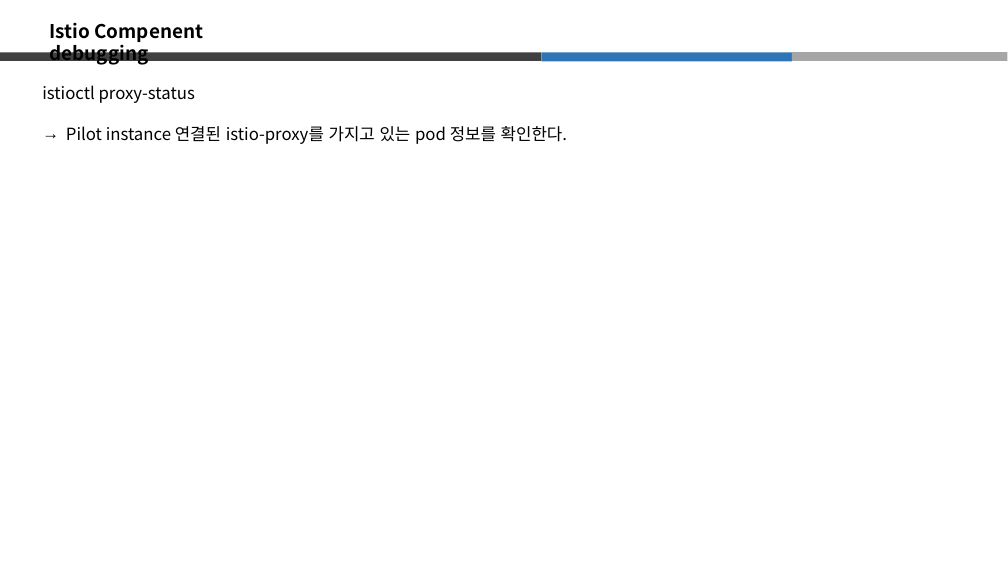
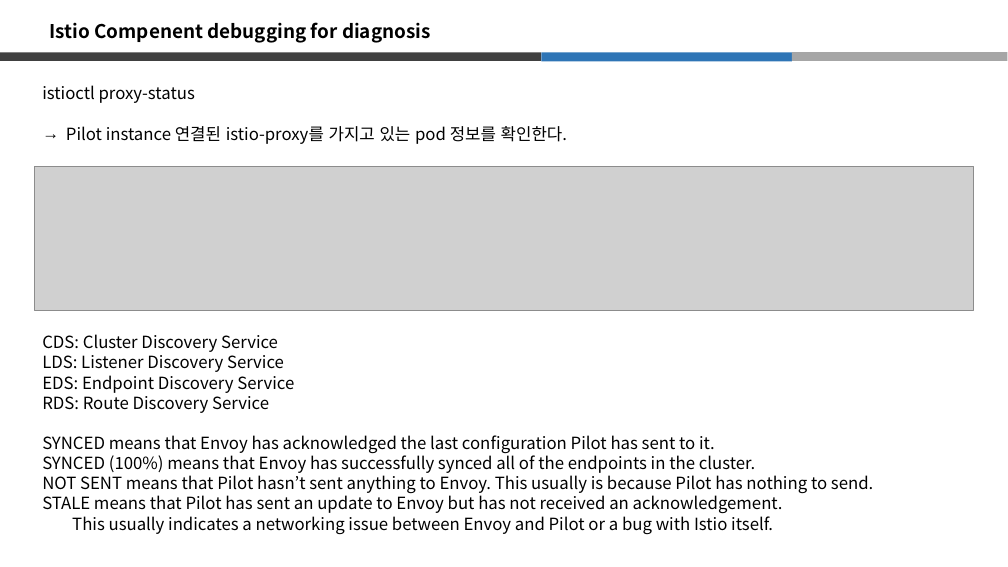
Before and after one commit to hkkkkq/fjfffffdsfdasfdsafdsafjfffffdsfdasfdsafdsafjfffffdsfdasfdsafdsafjfffffdsfdasfdsafdsa, a slide deck: slide 12 of deliverables/13. Tech Support/istio/Istio 소개.pptx (slide 11 before the commit). Drawn at 1008x567 pixels with LibreOffice and Linux fonts; fonts in the diff are those of the drawing; grey boxes stand for pictures. Boxes give left, top, right and bottom in pixels: in the first picture for what was removed or moved away, otherwise in the second. Text is boxed around its words. In the diff, an @@ line names an element or a change of style, - is before the commit and + after.

```diff
--- a/deliverables/13. Tech Support/istio/Istio 소개.pptx
+++ b/deliverables/13. Tech Support/istio/Istio 소개.pptx
@@ text at [49, 22, 431, 43]: text changed @@
-Istio Compenent debugging
+Istio Compenent debugging for diagnosis
@@ picture added at [35, 166, 974, 310] @@
@@ text added at [42, 334, 873, 535], 16 pt, text #000000 @@
+CDS: Cluster Discovery Service
+LDS: Listener Discovery Service
+EDS: Endpoint Discovery Service
+RDS: Route Discovery Service
+SYNCED means that Envoy has acknowledged the last configuration Pilot has sent to it.
+SYNCED (100%) means that Envoy has successfully synced all of the endpoints in the cluster.
+NOT SENT means that Pilot hasn’t sent anything to Envoy. This usually is because Pilot has nothing to send.
+STALE means that Pilot has sent an update to Envoy but has not received an acknowledgement.
+This usually indicates a networking issue between Envoy and Pilot or a bug with Istio itself.
```
Also in this commit, not shown: 5 other slides changed, 3 slides added, 2 other files.
